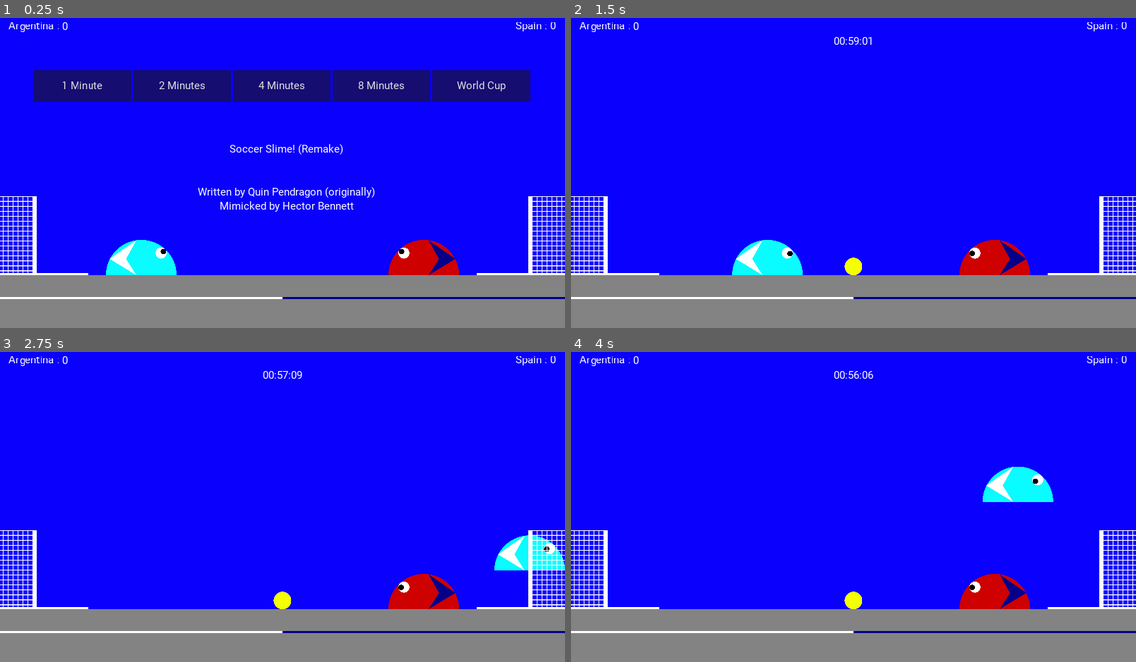
Above: before the commit, frames 1-4 (two rows, left to right).
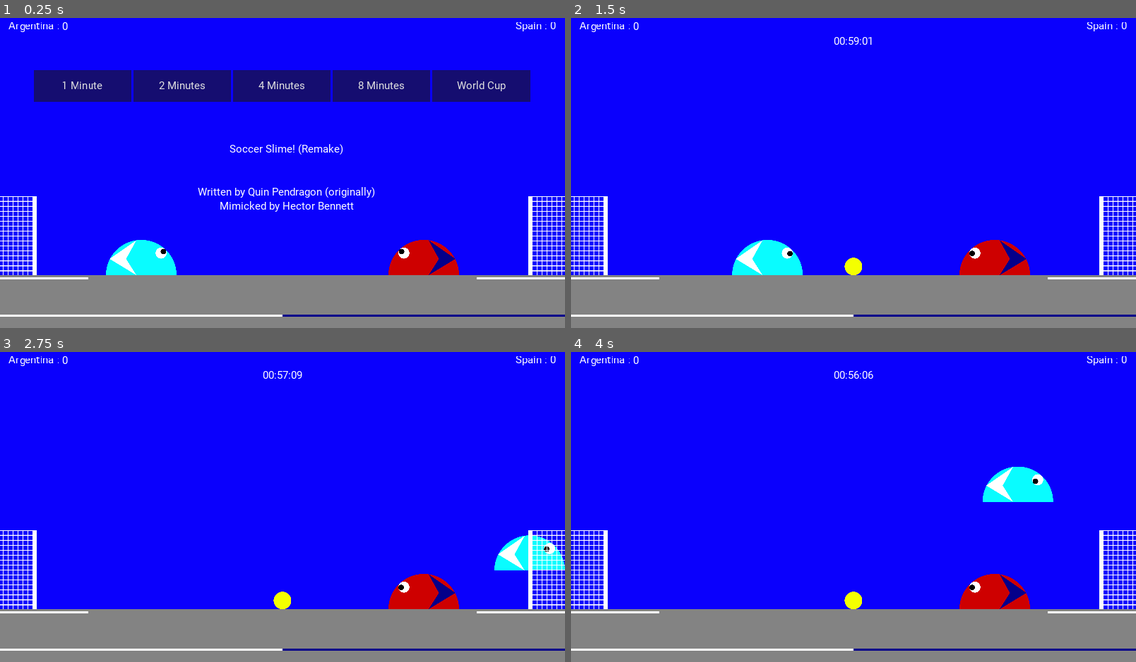
Above: after the commit, the same moments.

Repository: hectorbennett/slime-soccer
Game: Godot game, scene res://src/Main/Game.tscn
Same seed, same stepped clock (60 frames per second), same inputs: the game is played once before the commit and once after it.
Inputs:
- Up to frame 1 (0.25 s): no input
- Up to frame 2 (1.5 s): click "1 Minute" at 0.5 s; tap Enter at 1.25 s; hold D (ui_right) from 1.28 s (still down)
- Up to frame 3 (2.75 s): keep holding D (ui_right); tap W (ui_up) at 1.52, 2.27 s
- Up to frame 4 (4 s): release D (ui_right) at 2.78 s; hold A (ui_left) 2.78-3.53 s; hold D (ui_right) from 3.53 s (still down); tap W (ui_up) at 3.77 s

The runs differ from the first frame. In frame 1, 1.8% of the frame differs, in the area x 0-100%, y 82-97%; in frame 2, 1.8%; in frame 3, 1.8%; in frame 4, 1.8%.

Commit message:
adjust message / goal hanging line positions

Diff:
--- a/src/Goal/Goal.tscn
+++ b/src/Goal/Goal.tscn
@@ -21,9 +21,9 @@
 
 [node name="GoalHangingLine" type="ColorRect" parent="."]
 margin_left = -32.0
-margin_top = 68.0
+margin_top = 76.0
 margin_right = 128.0
-margin_bottom = 72.0
+margin_bottom = 80.0
 __meta__ = {
 "_edit_use_anchors_": false
 }
--- a/src/Gui/Gui.tscn
+++ b/src/Gui/Gui.tscn
@@ -14,9 +14,9 @@
 }
 
 [node name="LeftGoalHangingProgressBar" type="ProgressBar" parent="."]
-margin_top = 520.0
+margin_top = 552.0
 margin_right = 512.0
-margin_bottom = 523.0
+margin_bottom = 555.0
 value = 100.0
 percent_visible = false
 __meta__ = {
@@ -25,9 +25,9 @@
 
 [node name="RightGoalHangingProgressBar" type="ProgressBar" parent="."]
 margin_left = 512.0
-margin_top = 520.0
+margin_top = 552.0
 margin_right = 1024.0
-margin_bottom = 523.0
+margin_bottom = 555.0
 value = 100.0
 percent_visible = false
 __meta__ = {
@@ -160,9 +160,9 @@
 anchor_right = 0.5
 anchor_bottom = 1.0
 margin_left = -176.5
-margin_top = -82.0
+margin_top = -85.0
 margin_right = 176.5
-margin_bottom = -24.0
+margin_bottom = -27.0
 bbcode_enabled = true
 __meta__ = {
 "_edit_use_anchors_": false
